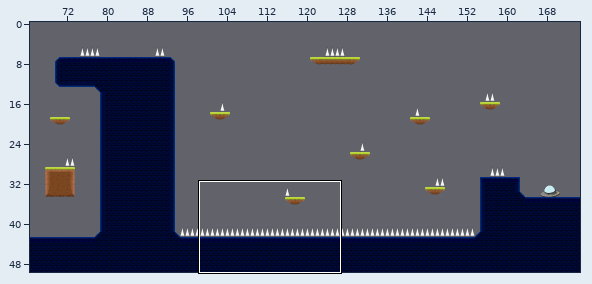
Tiled map, stored at Gloton Galactico/Output/Assets/Maps/level1.tmx. Above: a wide view before the commit, with the close-up outlined.
Close-up. The starting point:
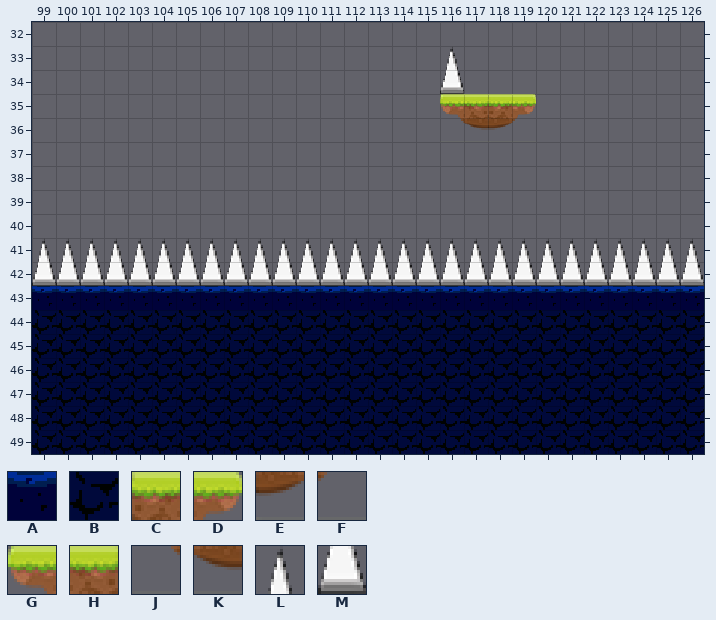
Cells are 16x16 px. Shown: x 99..126, y 32..49. The commit also changed other parts of the map, which this record leaves out. Tiles whose own drawing changed are shown in their newer look in all pictures.
Key: from "TileSheet-v1": A 1, B 9; from "cespes": C 6, D 7, E 14, F 15, G 38, H 39, J 46, K 47; from "pincho2": L 0, M 1.
_ is an empty cell.
Layers that did not change in this view are not listed.
Layer "Background" before, first column x 99:
32 ____________________________
33 _________________L__________
34 _________________M__________
35 _________________GHCD_______
36 _________________JKEF_______
37 ____________________________
38 ____________________________
39 ____________________________
40 ____________________________
41 LLLLLLLLLLLLLLLLLLLLLLLLLLLL
42 MMMMMMMMMMMMMMMMMMMMMMMMMMMM
43 AAAAAAAAAAAAAAAAAAAAAAAAAAAA
44 BBBBBBBBBBBBBBBBBBBBBBBBBBBB
45 BBBBBBBBBBBBBBBBBBBBBBBBBBBB
46 BBBBBBBBBBBBBBBBBBBBBBBBBBBB
47 BBBBBBBBBBBBBBBBBBBBBBBBBBBB
48 BBBBBBBBBBBBBBBBBBBBBBBBBBBB
49 BBBBBBBBBBBBBBBBBBBBBBBBBBBB
The same view after the edit:
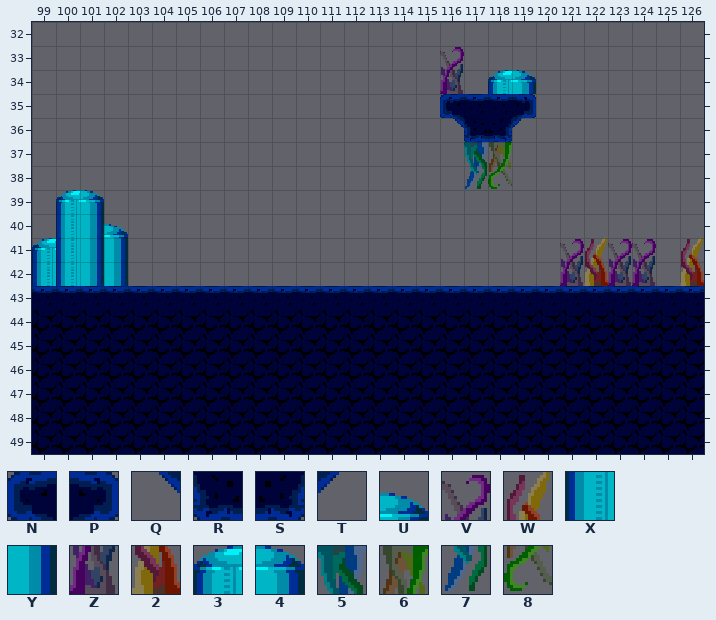
Further tiles: from "TileSheet-v1": N 39, P 42, Q 50, R 51, S 52, T 53, U 57, V 61, W 62, X 67, Y 68, Z 72, 2 73, 3 78, 4 79, 5 83, 6 84, 7 94, 8 95.
From old to new:
Changed rows in their new state; . is an unchanged cell.
Layer "Background":
first column x 99:
33 .................V..........
34 .................Z.34.......
35 .................NAAP.......
36 .................QRST.......
37 ..................56........
38 ..................78........
39 .34.........................
40 .XYU........................
41 3XYY__________________VWVV_W
42 XXYY__________________Z2ZZ_2
Boxes around the changes in both close-ups, in picture pixels (x1, y1, x2, y2):
changed: (440, 47, 536, 189)
changed: (32, 190, 704, 286)
